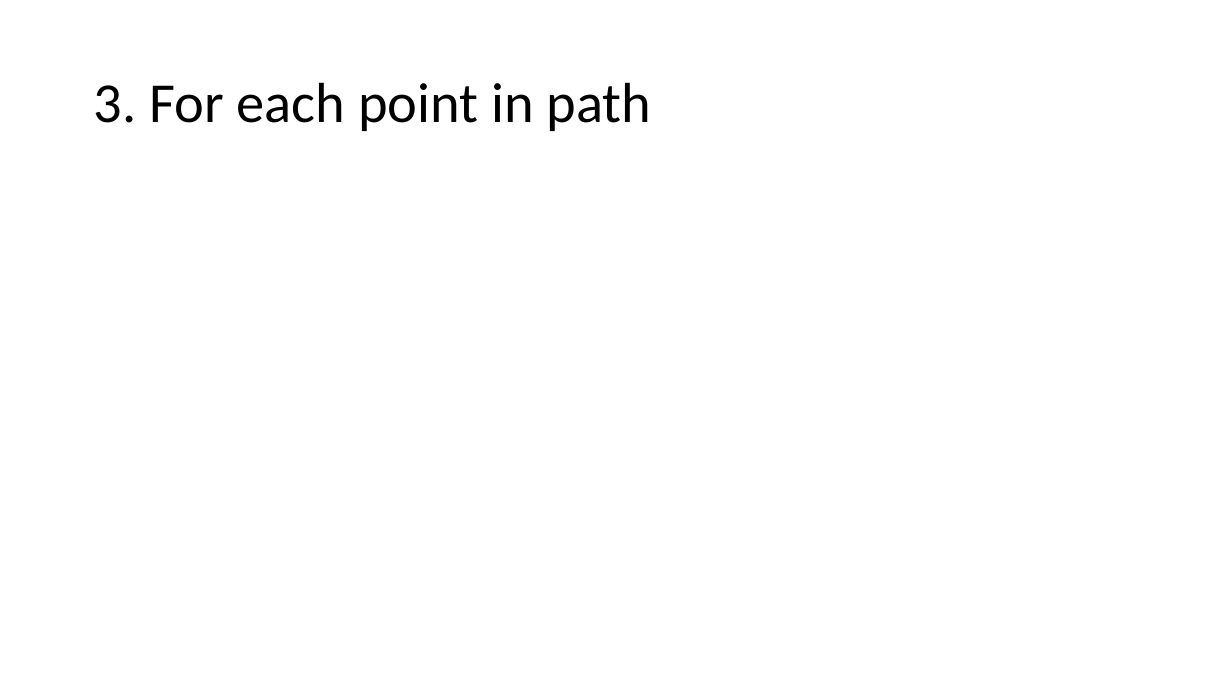
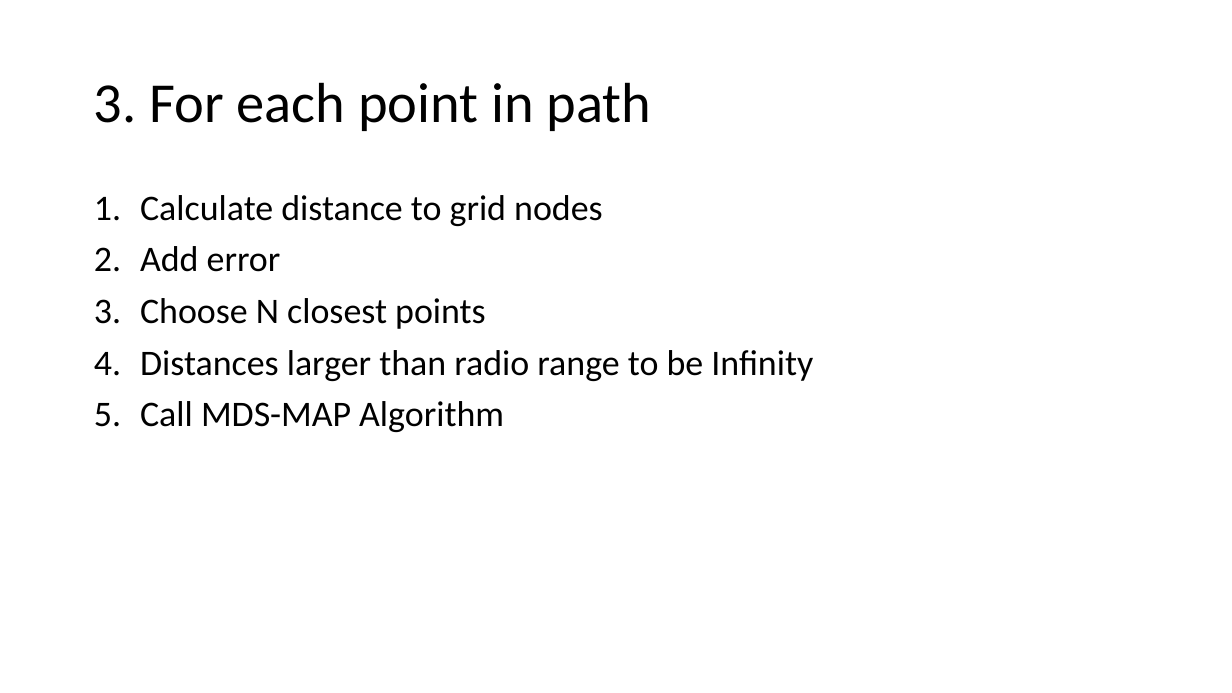
Before and after one commit to palikrushev/WifiLocalization, a slide deck: slide 7 of Wifi Localization.pptx (slide 6 before the commit). Drawn at 1232x693 pixels with LibreOffice and Linux fonts; fonts in the diff are those of the drawing. Boxes give left, top, right and bottom in pixels: in the first picture for what was removed or moved away, otherwise in the second. Text is boxed around its words. In the diff, an @@ line names an element or a change of style, - is before the commit and + after.

```diff
--- a/Wifi Localization.pptx
+++ b/Wifi Localization.pptx
@@ text added at <box>140,195,813,432</box>, 28 pt, text #000000 @@
+1. Calculate distance to grid nodes
+2. Add error
+3. Choose N closest points
+4. Distances larger than radio range to be Infinity
+5. Call MDS-MAP Algorithm
```
Also in this commit, not shown: 5 other slides changed, 1 slide added, 1 other file.
